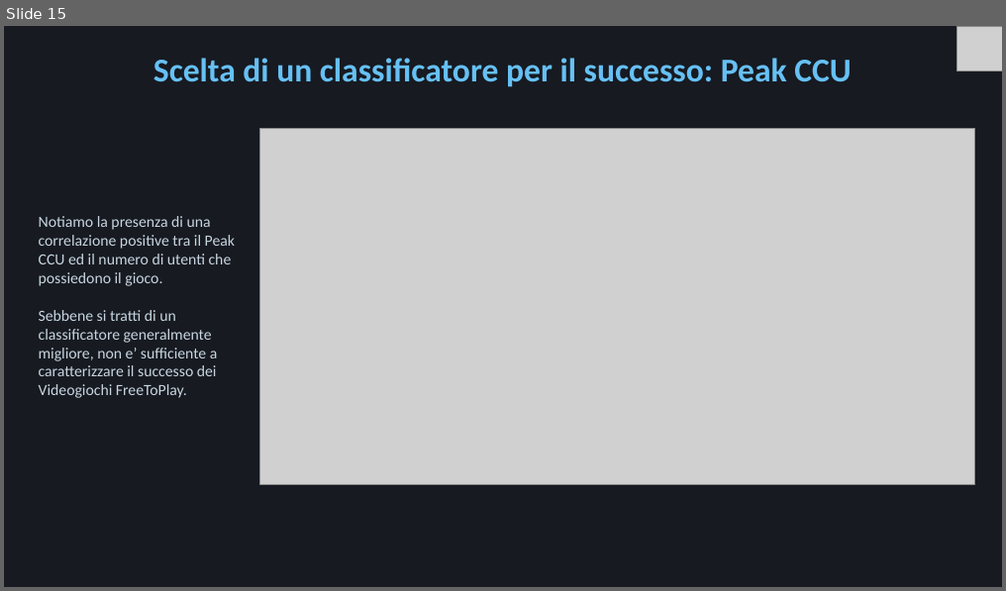
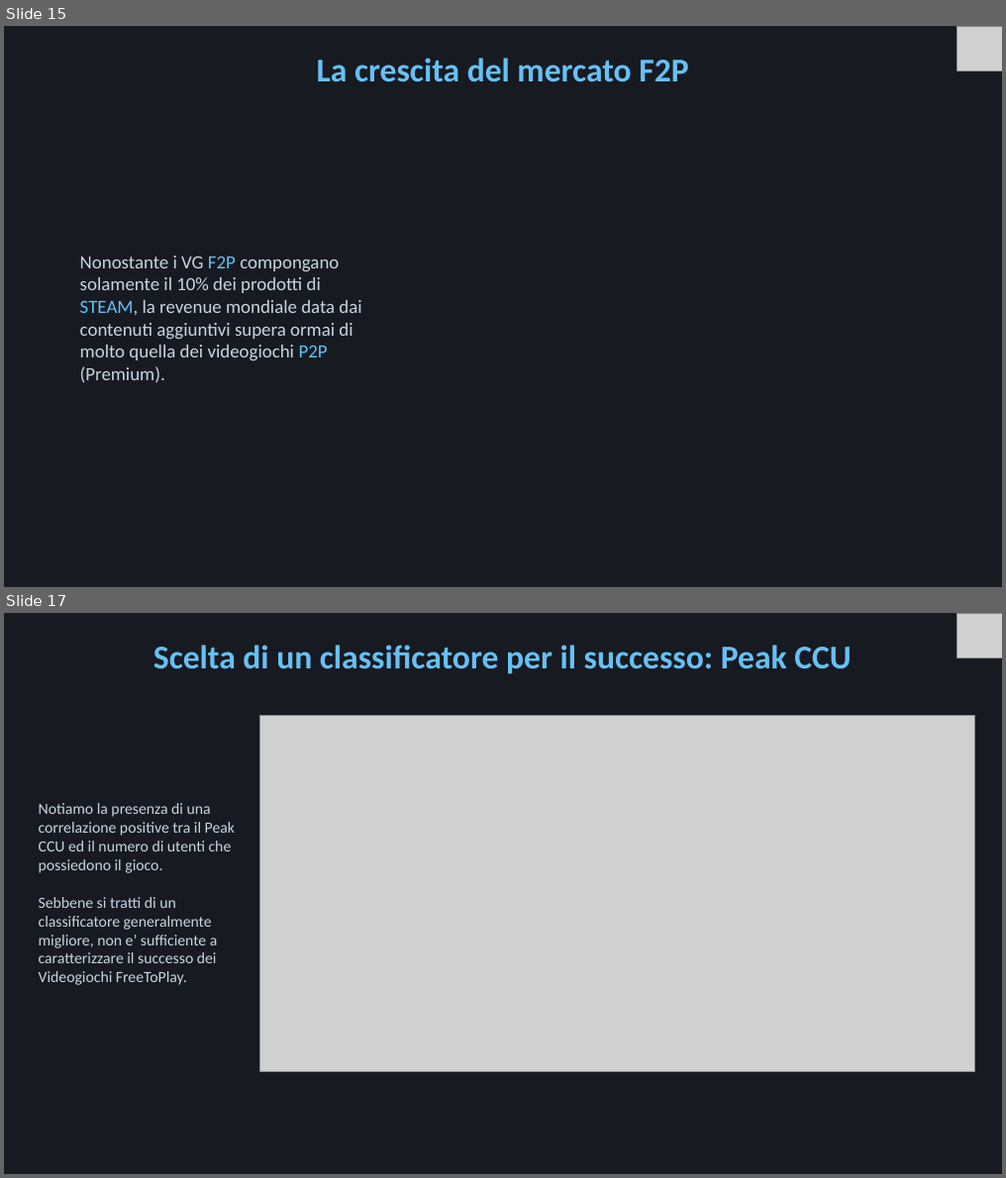
Before and after one commit to Mora11231/VisualizzazioneScientifica, a slide deck: Steam.pptx. Shown one above the other, each under a label of ours: slide 15 before the commit, slides 15 and 17 after it; the slides between them are not shown. The pictures are 1006x591 and 1006x1178 pixels, drawn with LibreOffice and Linux fonts; fonts in the diff are those of the drawing; grey boxes stand for pictures. Boxes give left, top, right and bottom in pixels: in the first picture for what was removed or moved away, otherwise in the second. Text is boxed around its words. In the diff, an @@ line names an element or a change of style, - is before the commit and + after.

```diff
--- a/Steam.pptx
+++ b/Steam.pptx
@@ slide 15 added at [4, 26, 1002, 587], background #171A21 @@
@@ picture added at [957, 26, 1002, 71] @@
@@ title added at [317, 58, 688, 82], 32 pt, text #66C0F4, bold @@
+La crescita del mercato F2P
@@ text added at [80, 256, 361, 383], 18 pt, text #C7D5E0 @@
+Nonostante i VG F2P compongano solamente il 10% dei prodotti di STEAM, la revenue mondiale data dai contenuti aggiuntivi supera ormai di molto quella dei videogiochi P2P (Premium).
@@ what was slide 15 is now slide 17 @@
```
Also in this commit, not shown: 10 slides changed, 3 other slides added, 1 slide removed, 4 other files.
